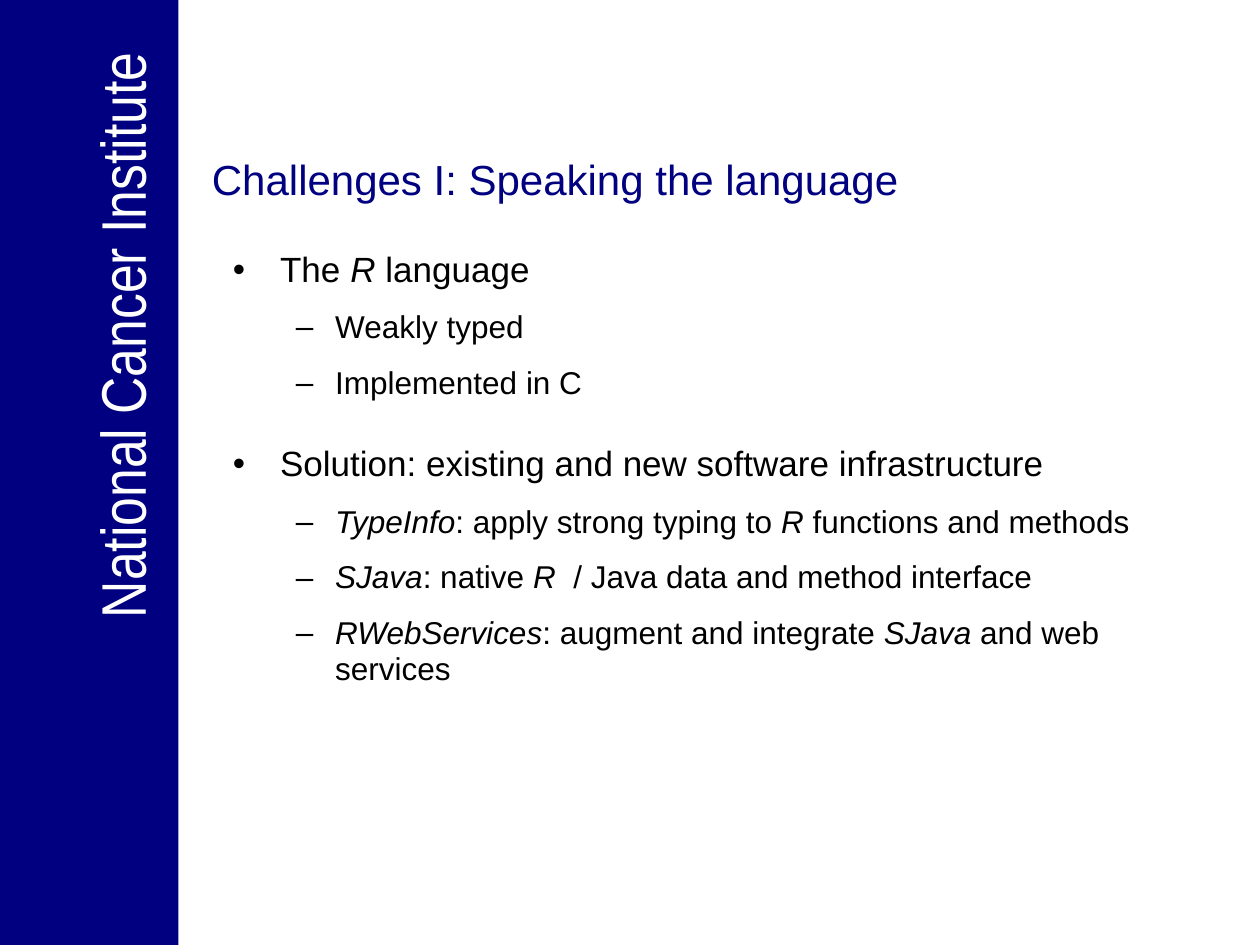
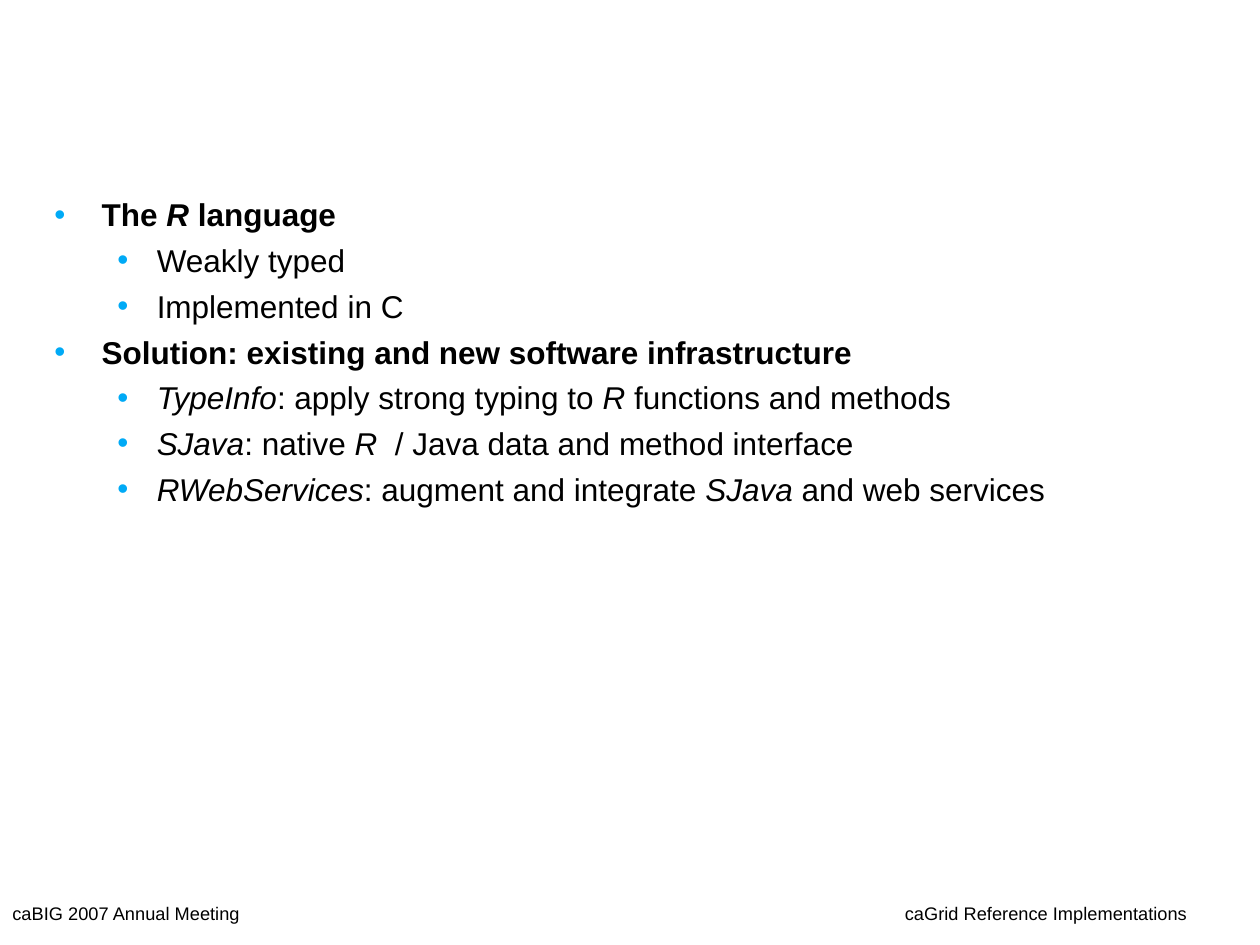
Before and after one commit to NCIP/bioconductor_v1, a slide deck: slide 5 of trunk/bioconductor/Presentations/caBIG_Annual_Meeting_2007_Getting_on_the_grid_panel.ppt. Drawn at 1260x945 pixels with LibreOffice and Linux fonts; fonts in the diff are those of the drawing; background and template pictures are left out. Boxes give left, top, right and bottom in pixels: in the first picture for what was removed or moved away, otherwise in the second. Text is boxed around its words. In the diff, an @@ line names an element or a change of style, - is before the commit and + after.

```diff
--- a/trunk/bioconductor/Presentations/caBIG_Annual_Meeting_2007_Getting_on_the_grid_panel.ppt
+++ b/trunk/bioconductor/Presentations/caBIG_Annual_Meeting_2007_Getting_on_the_grid_panel.ppt
@@ rectangle removed at [0,0,179,945] @@
@@ title "Bioconductor Challenge I: Speaking the ..." at [42,0,987,147]: vertical alignment top to middle @@
@@ text removed at [88,71,159,613] @@
-National Cancer Institute
@@ title at [212,164,898,203]: text changed; text colour #000080 to #FFFFFF @@
-Challenges I: Speaking the language
+Bioconductor
+Challenge I: Speaking the language
@@ text "The R language": place and size @@
-text "The R language" at [280,256,1130,681]
+text "The R language" at [102,203,1044,507]
@@ text "The R language" at [102,203,1044,507]: size 20 to 18 pt, bold on in "The R language", "Solution: existing and new software infrastructure"; line spacing 0.95 to 1; less space between paragraphs; bullet colour #000000 to #00AAF6; bullet – to • @@
@@ text added at [12,907,240,924], 18 pt, text #000000 @@
+caBIG 2007 Annual Meeting
@@ text added at [905,907,1187,924], 18 pt, text #000000 @@
+caGrid Reference Implementations
```
Also in this commit, not shown: 5 other slides changed, 2 slides added, 2 slides removed.
